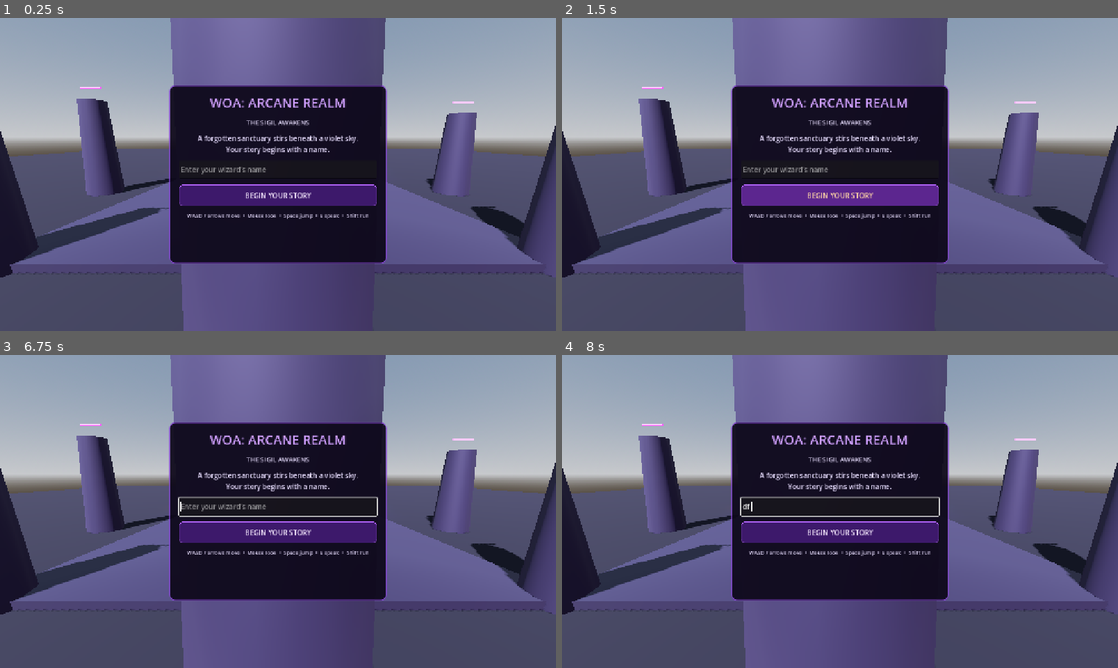
Above: before the commit, frames 1-4 (two rows, left to right).
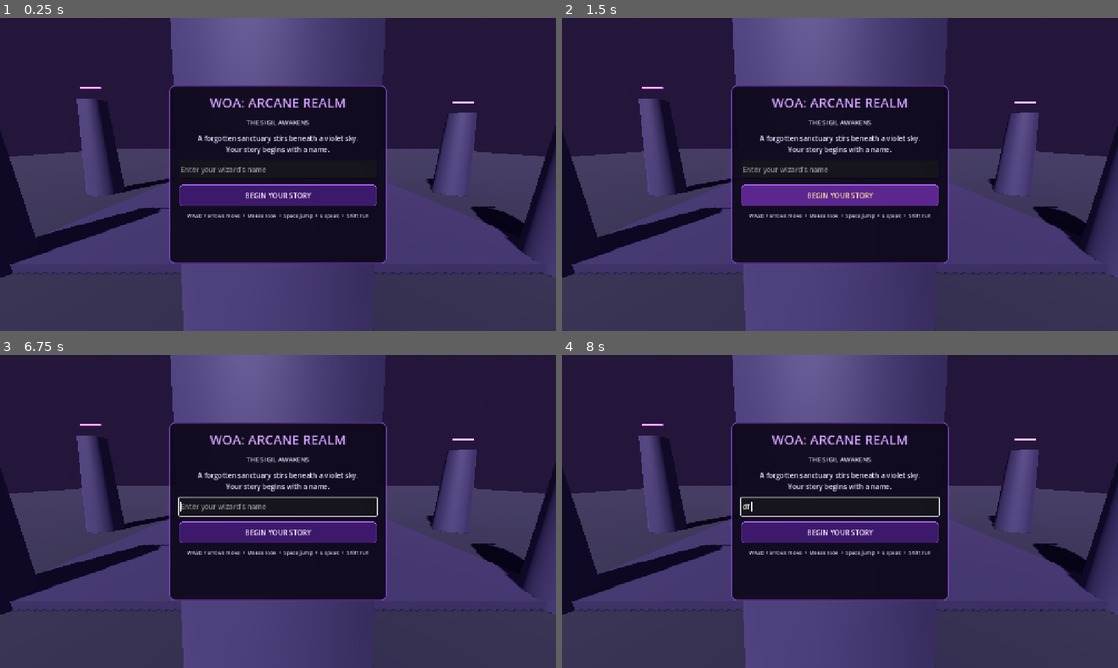
Above: after the commit, the same moments.

Repository: emilio1229/WOA-Arcane-Realm
Game: Godot game, scene res://main.tscn
Same seed, same stepped clock (60 frames per second), same inputs: the game is played once before the commit and once after it.
Inputs (mouse positions are in pixels of both pictures, inside the frame that each line leads up to):
- Up to frame 1 (0.25 s): no input
- Up to frame 2 (1.5 s): click "BEGIN YOUR STORY" at 0.5 s; click "BEGIN YOUR STORY" at 1.25 s
- Up to frame 3 (6.75 s): tap Enter at 2, 2.1, 3.5, 5, 5.85 s; move the mouse to (400, 495) at 2.02 s; hold D 2.03-2.78 s; click (400, 495) at 2.17 s; tap Space at 2.27, 2.75, 3.02, 4.25, 4.52, 5.27, 5.75, 6.02 s; move the mouse to (166, 527) at 2.77 s; hold S 2.78-3.53 s; tap E at 2.85, 6.6 s; move the mouse to (333, 442) at 3.52 s; hold D 3.53-4.28 s; tap F at 3.6 s; move the mouse to (250, 574) at 4.27 s; hold W 4.28-5.03 s; tap Q at 4.35 s; click (250, 574) at 4.42 s; move the mouse to (444, 558) at 5.02 s; hold Shift 5.03-5.78 s; hold A 5.03-6.53 s; move the mouse to (111, 464) at 5.77 s; move the mouse to (305, 511) at 6.52 s; hold S from 6.53 s (still down); click (305, 511) at 6.67 s
- Up to frame 4 (8 s): move the mouse to (756, 433) at 7.27 s; release S at 7.28 s; hold D from 7.28 s (still down); tap F at 7.35 s; tap Space at 7.52 s

The runs differ from the first frame. In frame 1, 35% of the frame differs, in the area x 0-100%, y 0-79%; in frame 2, 35%; in frame 3, 35%; in frame 4, 35%.
Error before the commit: Invalid assignment of property or key 'text' with value of type 'String' on a base object of type 'Nil'. (res://main.gd:576)
Error after the commit: Invalid assignment of property or key 'text' with value of type 'String' on a base object of type 'Nil'. (res://main.gd:671)

Commit message:
Add haunted atmosphere and stylized apprentice wizard model

Diff:
--- a/main.gd
+++ b/main.gd
@@ -51,7 +51,15 @@
     var environment := Environment.new()
     environment.background_mode = Environment.BG_SKY
     environment.sky = Sky.new()
-    environment.sky.sky_material = ProceduralSkyMaterial.new()
+    var sky_material := ProceduralSkyMaterial.new()
+    sky_material.sky_top_color = Color(0.018, 0.012, 0.052)
+    sky_material.sky_horizon_color = Color(0.12, 0.055, 0.19)
+    sky_material.ground_bottom_color = Color(0.018, 0.015, 0.03)
+    sky_material.ground_horizon_color = Color(0.075, 0.045, 0.11)
+    environment.sky.sky_material = sky_material
+    environment.fog_enabled = true
+    environment.fog_light_color = Color(0.12, 0.075, 0.19)
+    environment.fog_density = 0.006
     environment.ambient_light_source = Environment.AMBIENT_SOURCE_COLOR
     environment.ambient_light_color = Color(0.48, 0.43, 0.62)
     environment.ambient_light_energy = 0.7
@@ -410,27 +418,114 @@
     collision.shape = capsule
     collision.position.y = 0.9
     player.add_child(collision)
-    var body_mesh := MeshInstance3D.new()
-    var body_shape := CapsuleMesh.new()
-    body_shape.radius = 0.38
-    body_shape.height = 1.8
-    body_mesh.mesh = body_shape
-    body_mesh.position.y = 0.9
-    var body_mat := StandardMaterial3D.new()
-    body_mat.albedo_color = Color(0.18, 0.35, 0.62)
-    body_mat.metallic = 0.2
-    body_mesh.material_override = body_mat
-    player.add_child(body_mesh)
+
+    # Layered apprentice robes instead of the original plain capsule placeholder.
+    var robe := MeshInstance3D.new()
+    var robe_mesh := CylinderMesh.new()
+    robe_mesh.top_radius = 0.24
+    robe_mesh.bottom_radius = 0.58
+    robe_mesh.height = 1.42
+    robe.mesh = robe_mesh
+    robe.position.y = 0.78
+    var robe_mat := _stone_material(Color(0.19, 0.105, 0.34), 0.22)
+    robe_mat.roughness = 0.72
+    robe.material_override = robe_mat
+    player.add_child(robe)
+
+    var robe_trim := MeshInstance3D.new()
+    var trim_mesh := TorusMesh.new()
+    trim_mesh.inner_radius = 0.47
+    trim_mesh.outer_radius = 0.51
+    robe_trim.mesh = trim_mesh
+    robe_trim.position.y = 0.37
+    robe_trim.material_override = _glow_material(Color(0.67, 0.39, 0.95))
+    player.add_child(robe_trim)
+
+    var mantle := MeshInstance3D.new()
+    var mantle_mesh := BoxMesh.new()
+    mantle_mesh.size = Vector3(0.78, 0.9, 0.12)
+    mantle.mesh = mantle_mesh
+    mantle.position = Vector3(0, 1.18, 0.31)
+    mantle.material_override = _stone_material(Color(0.10, 0.07, 0.18), 0.12)
+    player.add_child(mantle)
+
+    var belt := MeshInstance3D.new()
+    var belt_mesh := TorusMesh.new()
+    belt_mesh.inner_radius = 0.31
+    belt_mesh.outer_radius = 0.35
+    belt.mesh = belt_mesh
+    belt.position.y = 0.96
+    belt.material_override = _glow_material(Color(0.83, 0.58, 0.22))
+    player.add_child(belt)
+
     var head := MeshInstance3D.new()
     var head_shape := SphereMesh.new()
     head_shape.radius = 0.25
     head_shape.height = 0.5
     head.mesh = head_shape
-    head.position.y = 1.95
+    head.position.y = 1.73
     var head_mat := StandardMaterial3D.new()
     head_mat.albedo_color = Color(0.72, 0.55, 0.43)
     head.material_override = head_mat
     player.add_child(head)
+
+    var hat_brim := MeshInstance3D.new()
+    var brim_mesh := CylinderMesh.new()
+    brim_mesh.top_radius = 0.38
+    brim_mesh.bottom_radius = 0.42
+    brim_mesh.height = 0.1
+    hat_brim.mesh = brim_mesh
+    hat_brim.position.y = 1.99
+    hat_brim.material_override = _stone_material(Color(0.13, 0.07, 0.22), 0.18)
+    player.add_child(hat_brim)
+
+    var hat := MeshInstance3D.new()
+    var hat_mesh := CylinderMesh.new()
+    hat_mesh.top_radius = 0.015
+    hat_mesh.bottom_radius = 0.32
+    hat_mesh.height = 0.72
+    hat.mesh = hat_mesh
+    hat.position.y = 2.38
+    hat.rotation_degrees.z = -7.0
+    hat.material_override = _stone_material(Color(0.24, 0.12, 0.39), 0.16)
+    player.add_child(hat)
+
+    var hat_band := MeshInstance3D.new()
+    var band_mesh := TorusMesh.new()
+    band_mesh.inner_radius = 0.29
+    band_mesh.outer_radius = 0.32
+    hat_band.mesh = band_mesh
+    hat_band.position.y = 2.08
+    hat_band.material_override = _glow_material(Color(0.86, 0.62, 0.24))
+    player.add_child(hat_band)
+
+    var staff := MeshInstance3D.new()
+    var staff_mesh := CylinderMesh.new()
+    staff_mesh.top_radius = 0.035
+    staff_mesh.bottom_radius = 0.055
+    staff_mesh.height = 1.9
+    staff.mesh = staff_mesh
+    staff.position = Vector3(0.65, 0.9, -0.05)
+    staff.rotation_degrees.z = -7.0
+    staff.material_override = _stone_material(Color(0.34, 0.19, 0.12), 0.12)
+    player.add_child(staff)
+
+    var staff_crystal := MeshInstance3D.new()
+    var crystal_mesh := PrismMesh.new()
+    crystal_mesh.size = Vector3(0.3, 0.48, 0.3)
+    staff_crystal.mesh = crystal_mesh
+    staff_crystal.position = Vector3(0.77, 1.92, -0.05)
+    staff_crystal.rotation_degrees.z = 18.0
+    staff_crystal.material_override = _glow_material(Color(0.63, 0.29, 1.0))
+    player.add_child(staff_crystal)
+
+    var crystal_light := OmniLight3D.new()
+    crystal_light.position = Vector3(0.77, 1.92, -0.05)
+    crystal_light.light_color = Color(0.54, 0.25, 1.0)
+    crystal_light.light_energy = 0.6
+    crystal_light.omni_range = 3.0
+    player.add_child(crystal_light)
+
     camera_pivot = Node3D.new()
     camera_pivot.position.y = 1.45
     player.add_child(camera_pivot)
